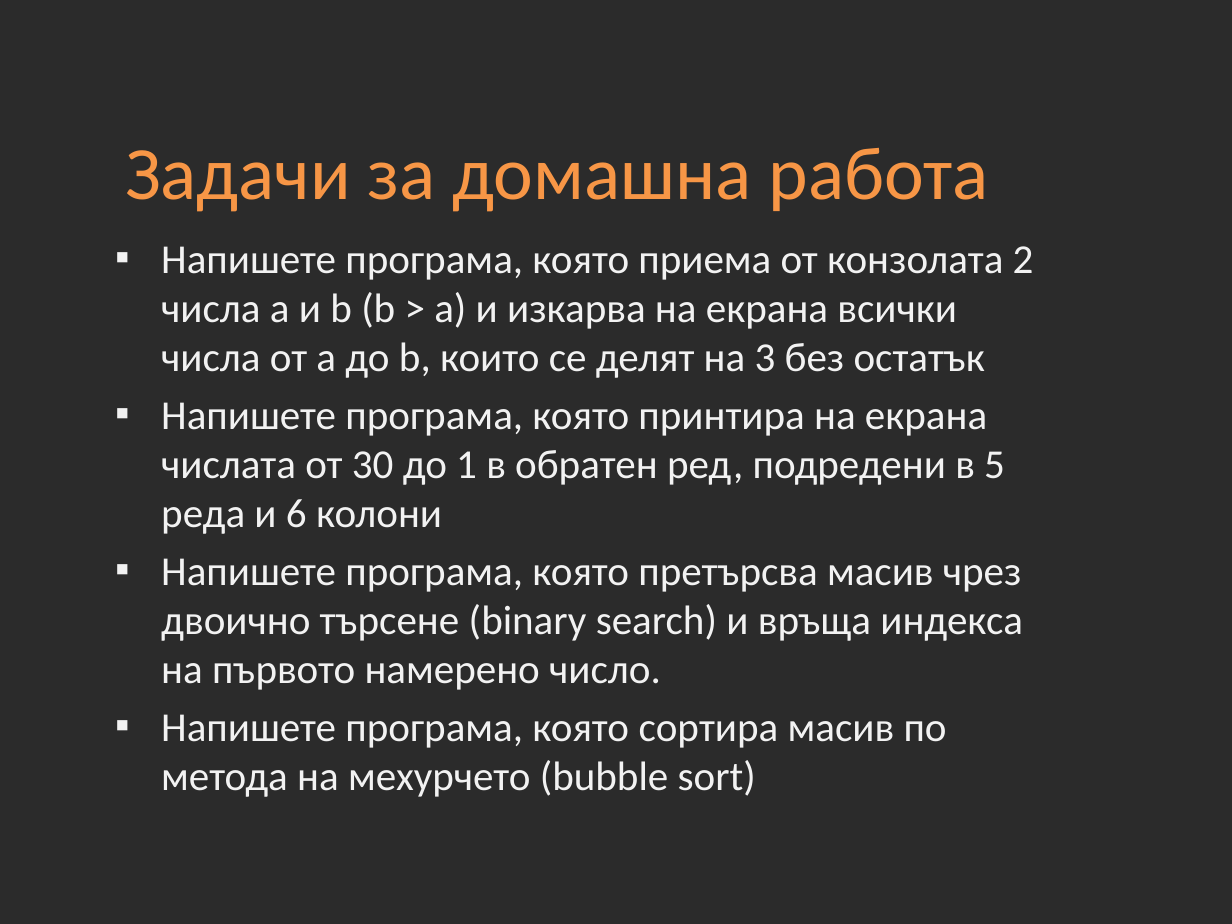
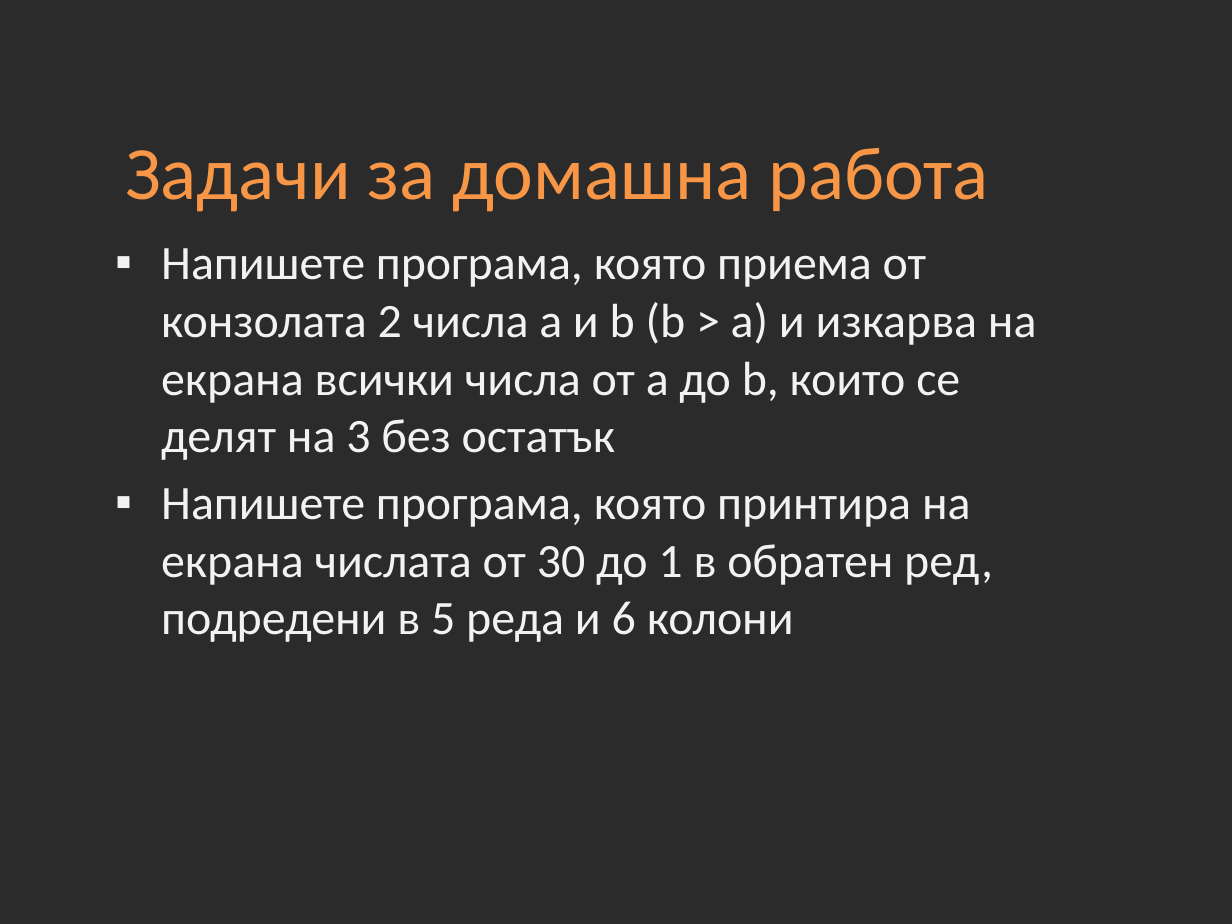
Before and after one commit to Academy-Soft-Intellect/Dot-Net-Course, a slide deck: slide 29 of 05-Arrays.pptx. Drawn at 1232x924 pixels with LibreOffice and Linux fonts; fonts in the diff are those of the drawing; background and template pictures are left out; a plain dark background stands for a picture behind light text. Boxes give left, top, right and bottom in pixels: in the first picture for what was removed or moved away, otherwise in the second. Text is boxed around its words. In the diff, an @@ line names an element or a change of style, - is before the commit and + after.

```diff
--- a/05-Arrays.pptx
+++ b/05-Arrays.pptx
@@ text "Напишете програма, която приема от ..." at box(161, 248, 1037, 642): size 24 to 28 pt @@
@@ text at box(161, 558, 1023, 797): paragraphs removed @@
-▪ Напишете програма, която претърсва масив чрез двоично търсене (binary search) и връща индекса на първото намерено число.
-▪ Напишете програма, която сортира масив по метода на мехурчето (bubble sort)
```
Also in this commit, not shown: 3 other slides changed.
